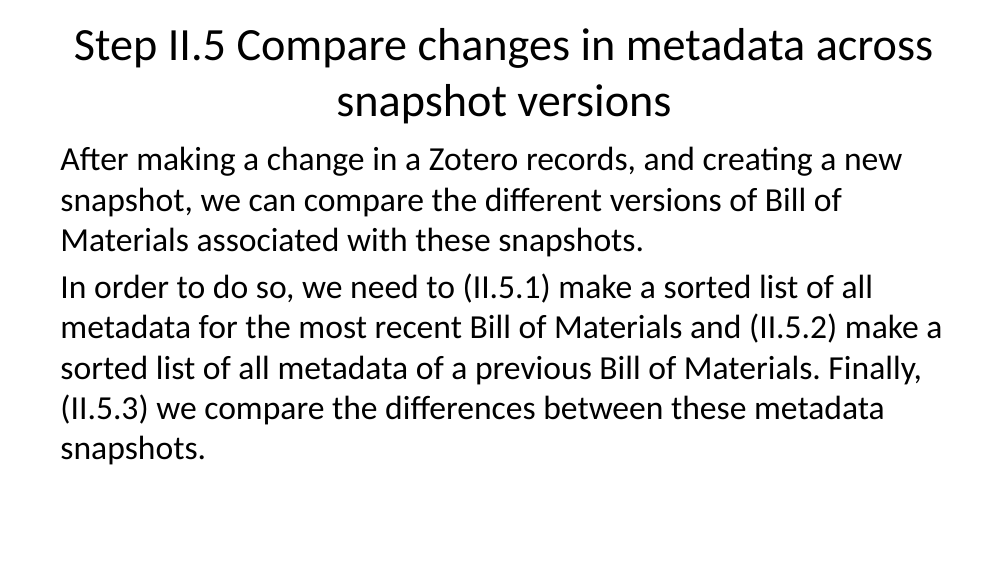
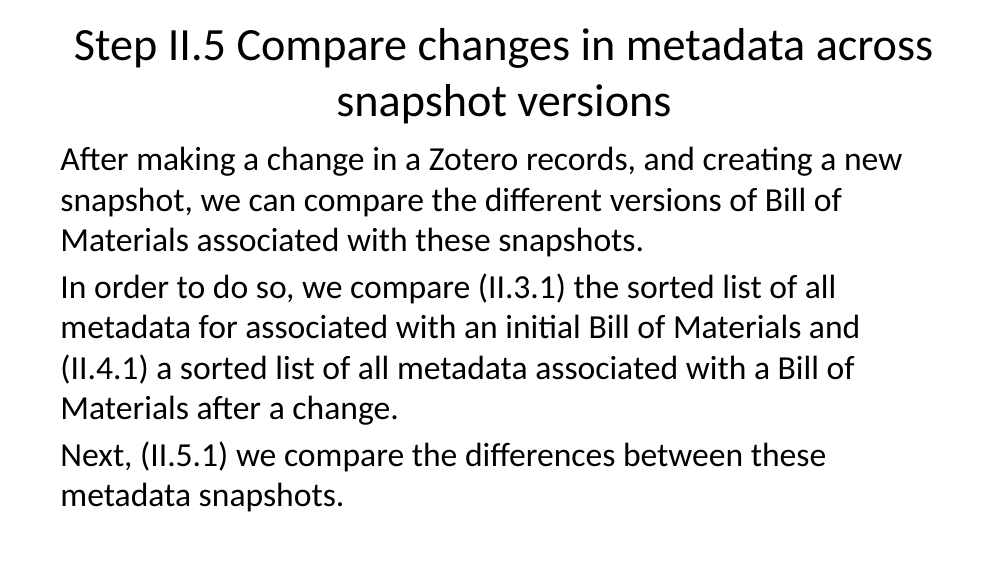
Before and after one commit to bat-literature/bat-literature.github.io, a slide deck: slide 28 of workshop.pptx (slide 26 before the commit). Drawn at 1008x567 pixels with LibreOffice and Linux fonts; fonts in the diff are those of the drawing. Boxes give left, top, right and bottom in pixels: in the first picture for what was removed or moved away, otherwise in the second. Text is boxed around its words. In the diff, an @@ line names an element or a change of style, - is before the commit and + after.

Commit message:
apply workshop step changes

```diff
--- a/workshop.pptx
+++ b/workshop.pptx
@@ text at box(60, 273, 860, 512): text changed @@
-In order to do so, we need to (II.5.1) make a sorted list of all metadata for the most recent Bill of Materials and (II.5.2) make a sorted list of all metadata of a previous Bill of Materials. Finally, (II.5.3) we compare the differences between these metadata snapshots.
+In order to do so, we compare (II.3.1) the sorted list of all metadata for associated with an initial Bill of Materials and (II.4.1) a sorted list of all metadata associated with a Bill of Materials after a change.
+Next, (II.5.1) we compare the differences between these metadata snapshots.
```
Also in this commit, not shown: 3 other slides changed, 2 other files.
